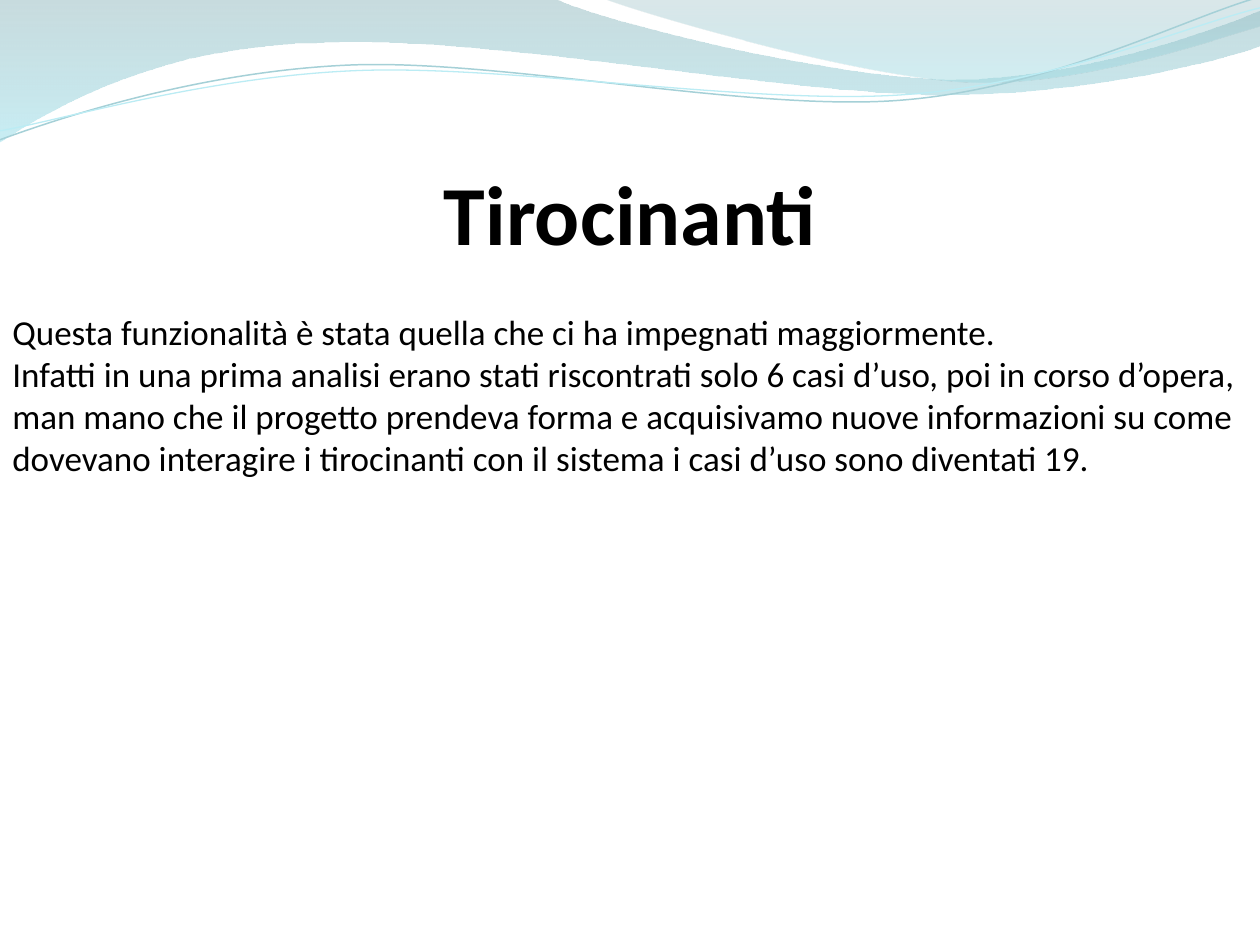
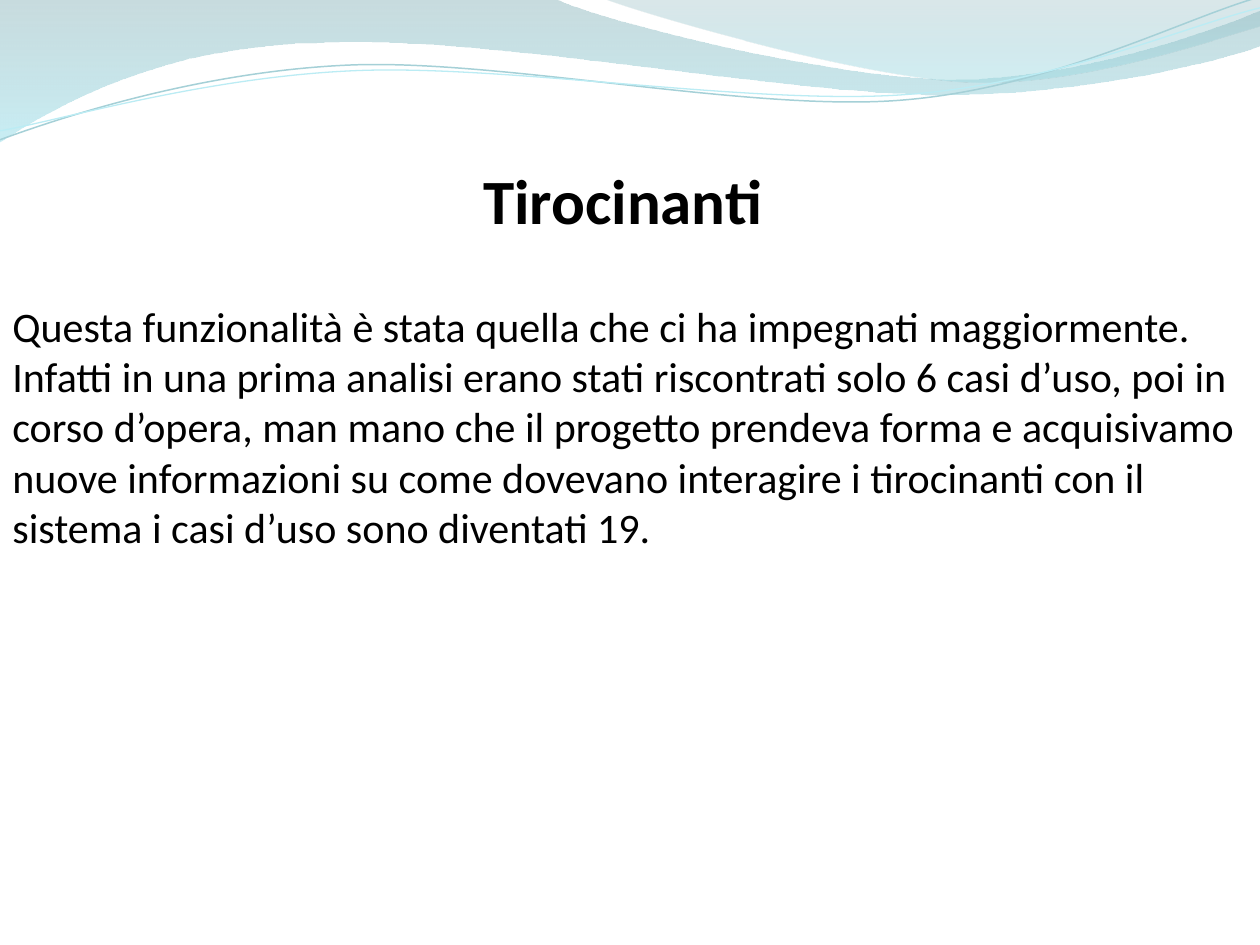
Before and after one commit to ammirate/at-silo, a slide deck: slide 10 of Presentazione/Atsilo2/Durante/Atsilo_M_PresentazioneFinale.pptx (slide 4 before the commit). Drawn at 1260x945 pixels with LibreOffice and Linux fonts; fonts in the diff are those of the drawing. Boxes give left, top, right and bottom in pixels: in the first picture for what was removed or moved away, otherwise in the second. Text is boxed around its words. In the diff, an @@ line names an element or a change of style, - is before the commit and + after.

```diff
--- a/Presentazione/Atsilo2/Durante/Atsilo_M_PresentazioneFinale.pptx
+++ b/Presentazione/Atsilo2/Durante/Atsilo_M_PresentazioneFinale.pptx
@@ text "Tirocinanti" at (x1=483, y1=179, x2=762, y2=225): size 48 to 36 pt @@
@@ text "Questa funzionalità è stata quella ..." moved from (x1=12, y1=320, x2=1234, y2=477) to (x1=12, y1=312, x2=1234, y2=544) @@
@@ text "Questa funzionalità è stata quella ..." at (x1=12, y1=312, x2=1234, y2=544): size 20 to 24 pt @@
```
Also in this commit, not shown: 3 other slides changed, 3 slides added, 2 slides removed.
